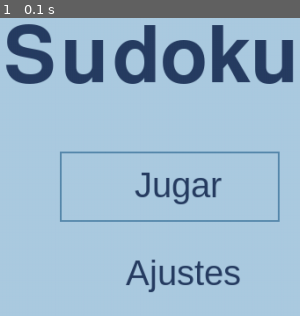
Above: before the commit, frame 1.
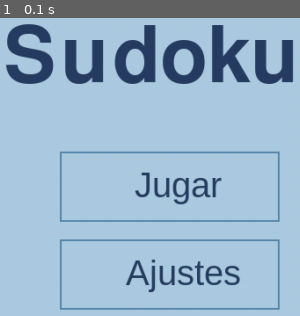
Above: after the commit, the same moment.

Repository: xxmileww/UTN-Pygame
Game: pygame game, started from main.py
Two runs of this game, one before a commit and one after it. Both use one fixed random seed, a clock stepped at 60 frames per second and the inputs below.
Inputs:
- Up to frame 1 (0.1 s): no input

The runs differ from the first frame. In frame 1, 1.3% of the frame differs, in the area x 20-94%, y 74-98%.

Commit message:
Update main.py

Diff:
--- a/main.py
+++ b/main.py
@@ -47,6 +47,7 @@
                 pygame.quit()
                 quit()
         pygame.draw.rect(pantalla, (87, 137, 173), boton_jugar, 2)
+        pygame.draw.rect(pantalla, (87, 137, 173), boton_ajustes, 2)
         titulo = fuente_titulo.render("Sudoku", True, color_fuente)
         jugar = fuente_botones.render("Jugar", True, color_fuente)
         ajustes = fuente_botones.render("Ajustes", True, color_fuente)
